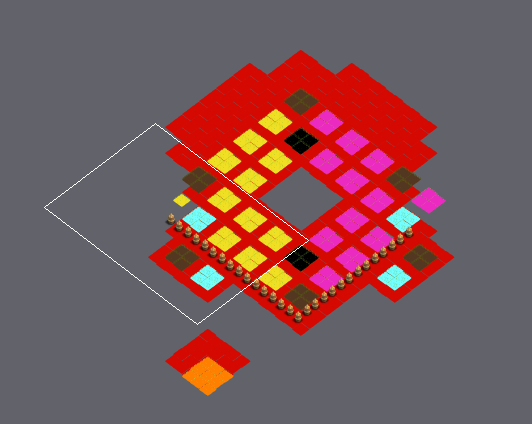
Two states of a Tiled map, Resources/map_02.tmx. Above: a wide view before the commit, with the close-up outlined.
Close-up. Old version:
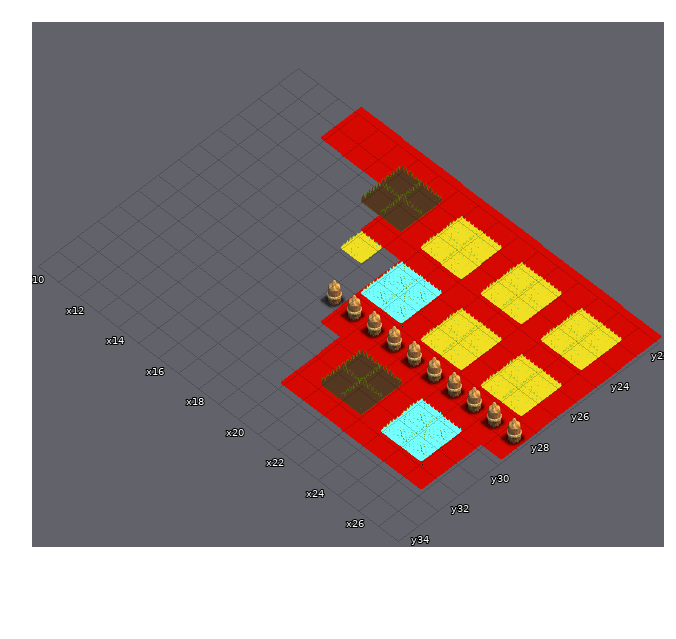
Cells are 55x42 px. Isometric: x runs down to the right, y down to the left. Shown: x 10..27, y 22..34. The commit also changed other parts of the map, which this record leaves out.
The result:
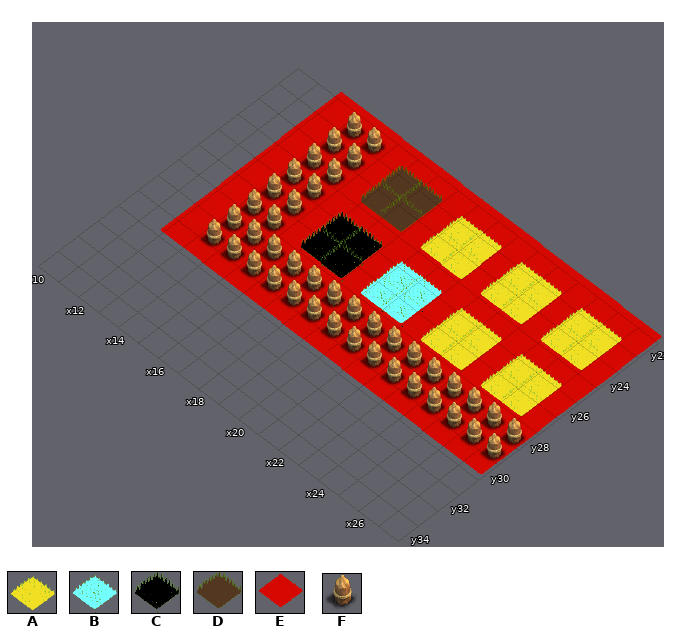
Key: from "tileset": A 2, B 3, C 4, D 5, E 7; from "wall_peg": F 0.
_ is an empty cell, . an unchanged one.
What changed:
--- layer "Domain"
@@ x 12..27 @@
-22 _...............
-23 _...............
-24 _____...........
-25 _____...........
-26 _______.........
-27 _______.........
-28 _______.........
-29 _______.........
-30 ________.__...._
-31 ........EEEEEEE.
-32 ........EEEEEEE.
+22 E...............
+23 E...............
+24 EEEEE...........
+25 EEEEE...........
+26 EEEEEEE.........
+27 EEEEEEE.........
+28 EEEEEEE.........
+29 EEEEEEE.........
+30 EEEEEEEE.EE....E
+31 ........_______.
+32 ........_______.
--- layer "ArcherTower"
@@ x 16..17 @@
-26 __
-27 __
+26 CC
+27 CC
@@ x 21..22 @@
-30 DD
-31 DD
+30 __
+31 __
--- layer "Canon"
@@ x 24..25 @@
-30 BB
-31 BB
+30 __
+31 __
--- layer "GoldBank"
@@ x 17..17 @@
-26 A
+26 _
--- layer "Wall"
@@ x 13..27 @@
-22 __.............
-23 __.............
-24 __.............
-25 __.............
-26 __.............
-27 __.............
-28 _____..........
-29 _______________
+22 FF.............
+23 FF.............
+24 FF.............
+25 FF.............
+26 FF.............
+27 FF.............
+28 FFFFF..........
+29 FFFFFFFFFFFFFFF
Pixel boxes of the changes (left, top, right, bottom) in both close-ups:
changed: (161, 92, 507, 489)
